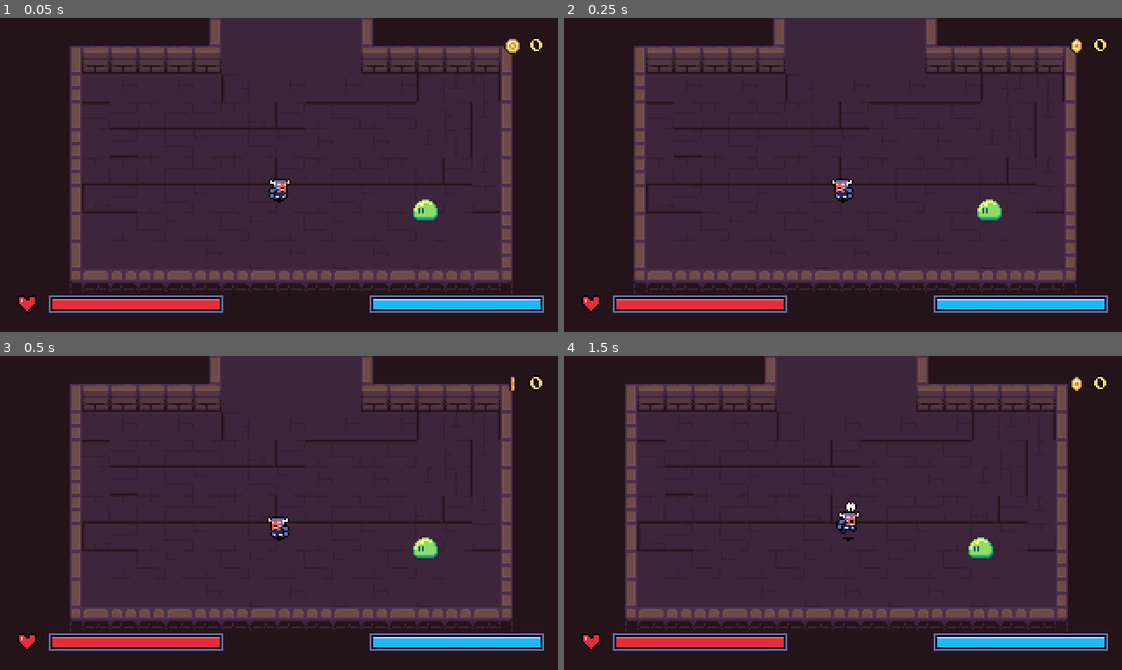
Above: before the commit, frames 1-4 (two rows, left to right).
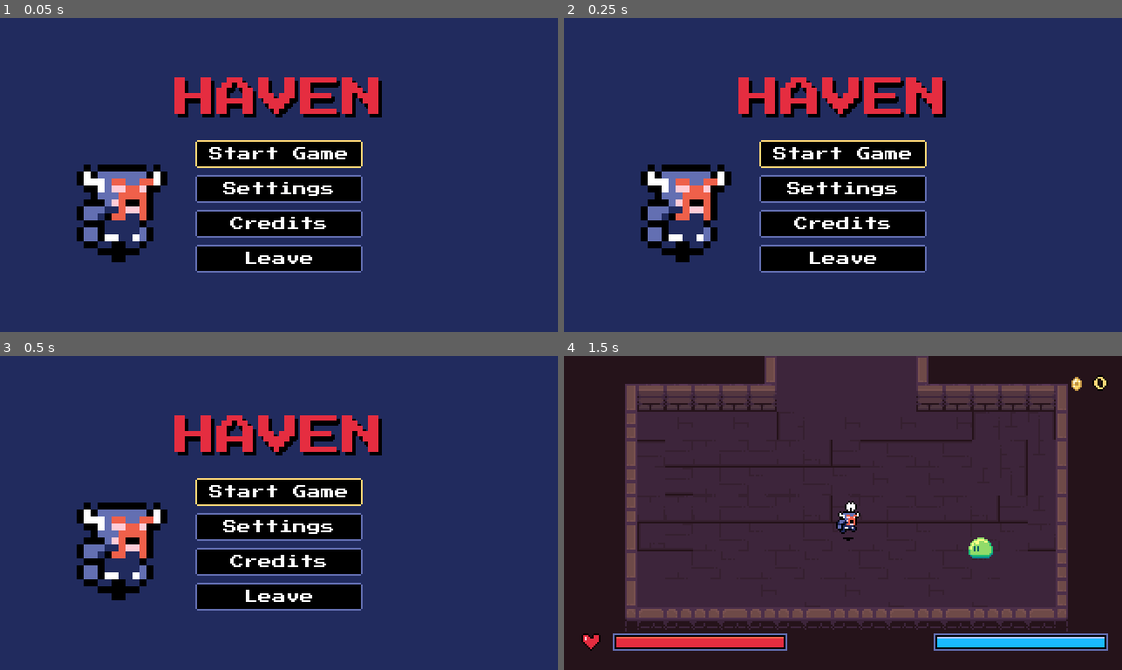
Above: after the commit, the same moments.

Repository: DaEpickid540/haven-2026
Game: Godot game, scene res://Scenes/main.tscn
Two runs of this game, one before a commit and one after it. Both use one fixed random seed, a clock stepped at 60 frames per second and the inputs below.
Inputs:
- Up to frame 1 (0.05 s): no input
- Up to frame 2 (0.25 s): no input
- Up to frame 3 (0.5 s): no input
- Up to frame 4 (1.5 s): click "Start Game" at 0.5 s; hold Right (right) from 1.28 s (still down); tap J (attack) at 1.35 s

The runs differ from the first frame. In frame 1, 100% of the frame differs, in the area x 0-100%, y 0-100%; in frame 2, 100%; in frame 3, 100%; in frame 4, nothing differs.

Commit message:
fix

Diff:
--- a/Scripts/main.gd
+++ b/Scripts/main.gd
@@ -6,7 +6,7 @@
 
 
 func _ready() -> void:
-	load_world("res://Scenes/dunegon_hub.tscn")
+	pass
 
 
 func load_world(scene_path: String) -> void:
--- a/enemy.tscn
+++ b/enemy.tscn
@@ -3,19 +3,8 @@
 [ext_resource type="Texture2D" uid="uid://brkjk0ghmjjk7" path="res://Assets/Platformer Slimes v2.0/Spritesheets/16x16/Idle/Idle_Green.png" id="1_7k104"]
 
 [sub_resource type="Animation" id="Animation_4gyqm"]
-length = 0.001
-tracks/0/type = "value"
-tracks/0/imported = false
-tracks/0/enabled = true
-tracks/0/path = NodePath(".:frame")
-tracks/0/interp = 1
-tracks/0/loop_wrap = true
-tracks/0/keys = {
-"times": PackedFloat32Array(0),
-"transitions": PackedFloat32Array(1),
-"update": 1,
-"values": [0]
-}
+length = 0.9
+step = 0.1
 
 [sub_resource type="Animation" id="Animation_qi2p4"]
 resource_name = "death"
@@ -46,6 +35,9 @@
 &"idle": SubResource("Animation_iifgy")
 }
 
+[sub_resource type="CircleShape2D" id="CircleShape2D_0wjns"]
+radius = 6.0827627
+
 [node name="Enemy" type="CharacterBody2D" unique_id=1620705969]
 motion_mode = 1
 
@@ -57,3 +49,7 @@
 [node name="AnimationPlayer" type="AnimationPlayer" parent="." unique_id=629370387]
 root_node = NodePath("../Sprite2D")
 libraries/ = SubResource("AnimationLibrary_epg4t")
+
+[node name="CollisionShape2D" type="CollisionShape2D" parent="." unique_id=584054671]
+position = Vector2(0, 2)
+shape = SubResource("CircleShape2D_0wjns")
